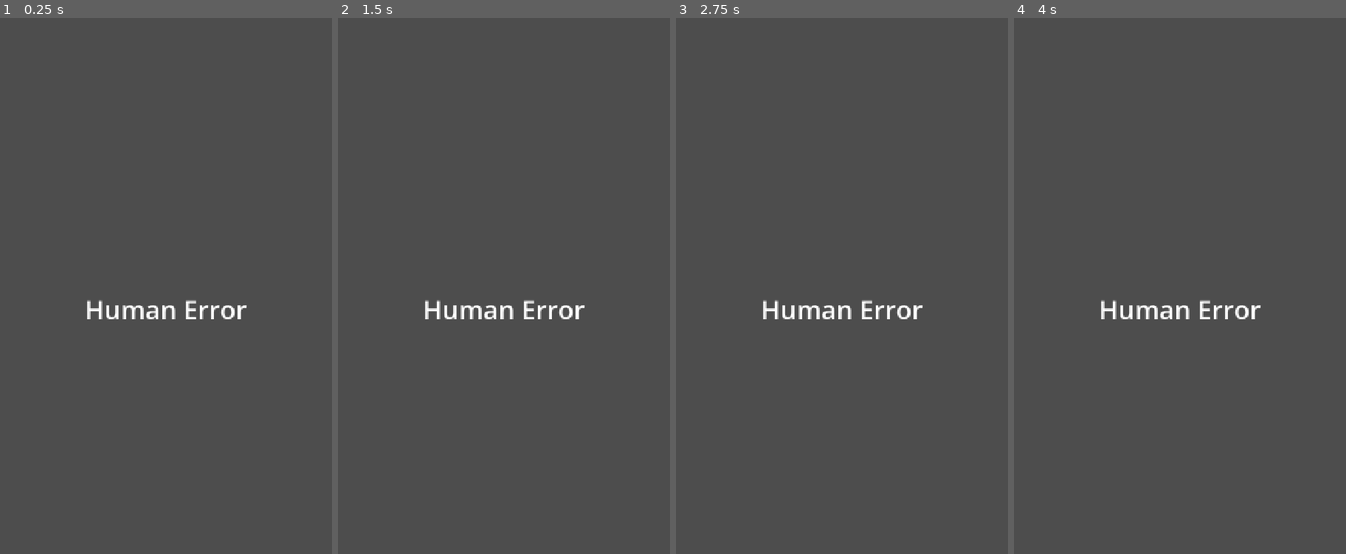
Above: before the commit, frames 1-4 (left to right).
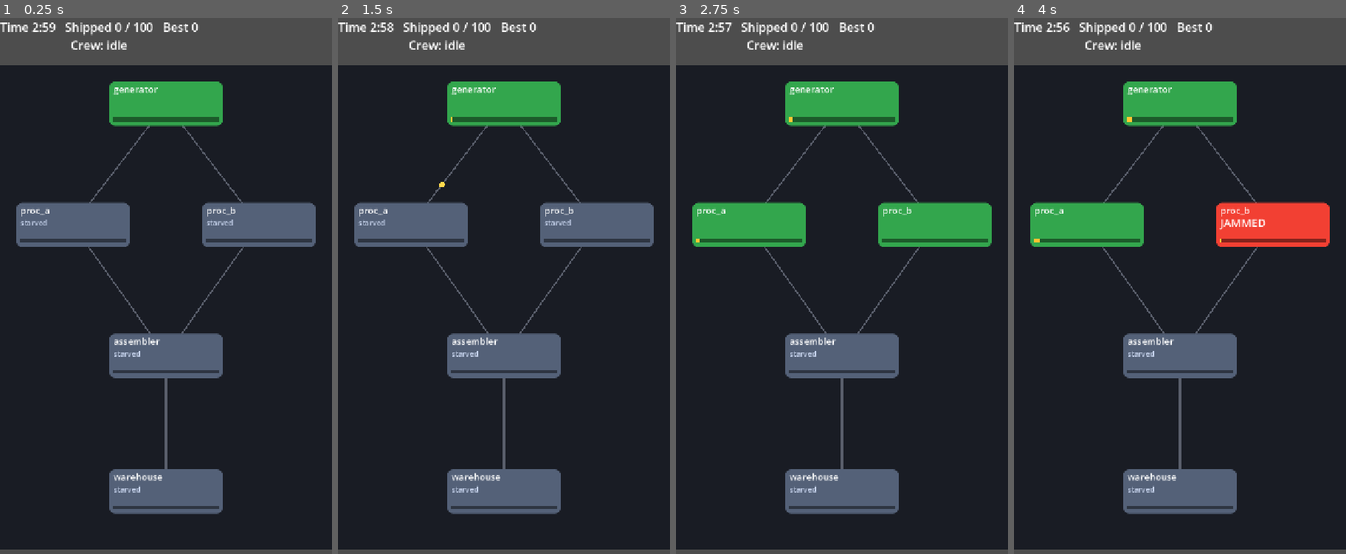
Above: after the commit, the same moments.

Repository: JasonHitching/human-error
Game: Godot game, scene res://main.tscn
The game is run twice, just before and just after one commit, with the same random seed, the same clock (stepped at 60 frames per second) and the same inputs.
Inputs (mouse positions are in pixels of both pictures, inside the frame that each line leads up to):
- Up to frame 1 (0.25 s): no input
- Up to frame 2 (1.5 s): tap Enter at 0.5 s; move the mouse to (577, 280) at 0.52 s; click (577, 280) at 0.67 s; move the mouse to (437, 339) at 1.27 s; click (437, 339) at 1.42 s
- Up to frame 3 (2.75 s): tap Space at 2 s; move the mouse to (875, 178) at 2.02 s; click (875, 178) at 2.17 s
- Up to frame 4 (4 s): move the mouse to (1163, 425) at 2.77 s; click (1163, 425) at 2.92 s; move the mouse to (1279, 398) at 3.52 s; click (1279, 398) at 3.67 s

The runs differ from the first frame. In frame 1, 91% of the frame differs, in the area x 0-100%, y 0-100%; in frame 2, 91%; in frame 3, 91%; in frame 4, 91%.

Commit message:
#5 Playable: rendering, tap input, HUD, end screen
Co-Authored-By: Claude Sonnet 5.5 <noreply@anthropic.com>
Claude-Session: https://claude.ai/code/session_01K8aWAXo7ZN3aoJBTroi6xy

Diff:
--- a/game/scripts/main.gd
+++ b/game/scripts/main.gd
@@ -1,11 +1,135 @@
 extends Control
+## Owns the Factory; fixed-timestep stepping, input, best-score persistence.
+
+const BEST_PATH := "user://best.json"
+const HUD_TOP := 110.0
+const HUD_BOTTOM := 120.0
+
+var _config: SimConfig
+var _factory: Factory
+var _view: FactoryView
+var _hud: Hud
+var _seed: int = 1
+var _acc: float = 0.0
+var _best: int = 0
+var _ended: bool = false
+var _holding: bool = false
+var _flash_left: float = 0.0
 
 
 func _ready() -> void:
-	var label := Label.new()
-	label.text = "Human Error"
-	label.horizontal_alignment = HORIZONTAL_ALIGNMENT_CENTER
-	label.vertical_alignment = VERTICAL_ALIGNMENT_CENTER
-	label.set_anchors_preset(Control.PRESET_FULL_RECT)
-	label.add_theme_font_size_override("font_size", 56)
-	add_child(label)
+	_config = SimConfig.load_default()
+	if not _config.is_valid():
+		push_error("config invalid: %s" % str(_config.errors))
+		return
+	_best = _load_best()
+	_view = FactoryView.new()
+	add_child(_view)
+	_hud = Hud.new()
+	add_child(_hud)
+	_hud.restart_pressed.connect(func() -> void: _start(int(Time.get_ticks_usec())))
+	_hud.replay_pressed.connect(func() -> void: _start(_seed))
+	resized.connect(_fit)
+	_start(int(Time.get_ticks_usec()))
+
+
+func _start(seed_value: int) -> void:
+	_seed = seed_value
+	_factory = Factory.new(_config, _seed)
+	_view.setup(_factory, _config)
+	_acc = 0.0
+	_ended = false
+	_holding = false
+	_hud.hide_end()
+	_hud.set_flash("")
+	_fit()
+
+
+func _fit() -> void:
+	if _view != null:
+		_view.area = Rect2(0, HUD_TOP, size.x, maxf(100.0, size.y - HUD_TOP - HUD_BOTTOM))
+
+
+func _process(delta: float) -> void:
+	if _factory == null:
+		return
+	var dt := 1.0 / _config.tick_rate
+	if not _ended:
+		_acc += delta
+		while _acc >= dt and not _factory.is_over():
+			_factory.step()
+			_acc -= dt
+		if _factory.is_over():
+			_end_shift()
+	_view.alpha = 0.0 if _ended else clampf(_acc / dt, 0.0, 1.0)
+	if _flash_left > 0.0:
+		_flash_left -= delta
+		if _flash_left <= 0.0:
+			_hud.set_flash("")
+	_hud.update(_factory, _config.tick_rate, roundi(_config.shift_seconds * _config.tick_rate), _best, _seed)
+
+
+func _end_shift() -> void:
+	_ended = true
+	_view.alpha = 0.0
+	var new_best := _factory.shipped > _best
+	if new_best:
+		_best = _factory.shipped
+		_save_best()
+	_hud.show_end(_factory.shipped, _factory.target, _best, new_best)
+
+
+func _gui_input(event: InputEvent) -> void:
+	if _ended or _factory == null:
+		return
+	if event is InputEventMouseButton and (event as InputEventMouseButton).button_index == MOUSE_BUTTON_LEFT:
+		var mb := event as InputEventMouseButton
+		if mb.pressed:
+			_tap(mb.position)
+		else:
+			_release()
+	elif event is InputEventMouseMotion and _holding:
+		var m := _view.machine_at((event as InputEventMouseMotion).position)
+		if m == null or m.id != _factory.crew_target:
+			_release()
+
+
+func _release() -> void:
+	if _holding:
+		_holding = false
+		_factory.release_action()
+
+
+func _tap(p: Vector2) -> void:
+	var m := _view.machine_at(p)
+	if m == null:
+		return
+	var res := _factory.request_action(m.id)
+	match res:
+		Factory.ActionResult.CREW_BUSY:
+			_flash("Crew busy")
+		Factory.ActionResult.NOTHING_TO_DO:
+			if m.state == Machine.State.STARVED:
+				_flash("Not broken — look upstream")
+			elif m.state == Machine.State.BLOCKED:
+				_flash("Not broken — look downstream")
+		_:
+			_holding = true
+
+
+func _flash(text: String) -> void:
+	_hud.set_flash(text)
+	_flash_left = 1.5
+
+
+func _load_best() -> int:
+	if not FileAccess.file_exists(BEST_PATH):
+		return 0
+	var parsed: Variant = JSON.parse_string(FileAccess.get_file_as_string(BEST_PATH))
+	return int((parsed as Dictionary).get("best", 0)) if parsed is Dictionary else 0
+
+
+func _save_best() -> void:
+	var f := FileAccess.open(BEST_PATH, FileAccess.WRITE)
+	if f != null:
+		f.store_string(JSON.stringify({"best": _best}))
--- /dev/null
+++ b/game/scripts/ui/hud.gd
@@ -0,0 +1,89 @@
+class_name Hud
+extends Control
+## Top bar, flash text, seed label and end-of-shift overlay. Built in code.
+
+signal restart_pressed
+signal replay_pressed
+
+var _top: Label
+var _flash: Label
+var _seed: Label
+var _overlay: Control
+var _result: Label
+
+
+func _ready() -> void:
+	mouse_filter = Control.MOUSE_FILTER_IGNORE
+	set_anchors_preset(Control.PRESET_FULL_RECT)
+	_top = _label(26, HORIZONTAL_ALIGNMENT_CENTER)
+	_top.position = Vector2(0, 10)
+	_flash = _label(26, HORIZONTAL_ALIGNMENT_CENTER)
+	_flash.add_theme_color_override("font_color", Color(1, 0.9, 0.4))
+	_seed = _label(14, HORIZONTAL_ALIGNMENT_RIGHT)
+	_seed.modulate = Color(1, 1, 1, 0.5)
+	_build_overlay()
+	resized.connect(_layout)
+	_layout()
+
+
+func _label(size: int, align: HorizontalAlignment) -> Label:
+	var l := Label.new()
+	l.horizontal_alignment = align
+	l.mouse_filter = Control.MOUSE_FILTER_IGNORE
+	l.add_theme_font_size_override("font_size", size)
+	add_child(l)
+	return l
+
+
+func _build_overlay() -> void:
+	_overlay = ColorRect.new()
+	(_overlay as ColorRect).color = Color(0, 0, 0, 0.8)
+	_overlay.set_anchors_preset(Control.PRESET_FULL_RECT)
+	_overlay.visible = false
+	add_child(_overlay)
+	var box := VBoxContainer.new()
+	box.set_anchors_preset(Control.PRESET_CENTER)
+	box.add_theme_constant_override("separation", 24)
+	_overlay.add_child(box)
+	_result = Label.new()
+	_result.horizontal_alignment = HORIZONTAL_ALIGNMENT_CENTER
+	_result.add_theme_font_size_override("font_size", 40)
+	box.add_child(_result)
+	for spec: Array in [["Restart (new seed)", restart_pressed], ["Replay (same seed)", replay_pressed]]:
+		var b := Button.new()
+		b.text = spec[0]
+		b.custom_minimum_size = Vector2(420, 90)
+		b.add_theme_font_size_override("font_size", 30)
+		b.pressed.connect((spec[1] as Signal).emit)
+		box.add_child(b)
+	box.position = Vector2(-210, -200)
+
+
+func _layout() -> void:
+	_top.size = Vector2(size.x, 80)
+	_flash.size = Vector2(size.x, 40)
+	_flash.position = Vector2(0, size.y - 110)
+	_seed.size = Vector2(size.x - 8, 20)
+	_seed.position = Vector2(0, size.y - 24)
+
+
+func update(f: Factory, tick_rate: int, shift_ticks: int, best: int, seed_value: int) -> void:
+	var left := maxf(0.0, float(shift_ticks - f.tick) / tick_rate)
+	var crew := "Crew: idle"
+	if f.crew_busy:
+		crew = "Crew: %s %d%%" % [f.crew_target, roundi(f.crew_progress * 100.0)]
+	_top.text = "Time %d:%02d   Shipped %d / %d   Best %d\n%s" % [int(left) / 60, int(left) % 60, f.shipped, f.target, best, crew]
+	_seed.text = "seed %d" % seed_value
+
+
+func set_flash(text: String) -> void:
+	_flash.text = text
+
+
+func show_end(shipped: int, target: int, best: int, new_best: bool) -> void:
+	_result.text = "Shift over\nShipped %d / %d\nBest %d%s" % [shipped, target, best, "  NEW!" if new_best else ""]
+	_overlay.visible = true
+
+
+func hide_end() -> void:
+	_overlay.visible = false
--- /dev/null
+++ b/game/scripts/view/factory_view.gd
@@ -0,0 +1,103 @@
+class_name FactoryView
+extends Node2D
+## Draws the factory. Reads sim state only; never mutates it.
+
+const MACHINE_H := 96.0
+const COL_BG := Color(0.1, 0.11, 0.14)
+
+var factory: Factory
+var area := Rect2(0, 0, 100, 100)  # screen rect the unit layout maps into
+var alpha: float = 0.0  # 0..1 progress between ticks
+var _link_ticks: Dictionary = {}  # "from>to" -> ticks
+var _tick_rate: int = 10
+var _font: Font = ThemeDB.fallback_font
+
+
+func setup(f: Factory, config: SimConfig) -> void:
+	factory = f
+	_tick_rate = config.tick_rate
+	_link_ticks.clear()
+	for l in config.links:
+		_link_ticks["%s>%s" % [l["from"], l["to"]]] = maxf(1.0, float(l["transit_time"]) * config.tick_rate)
+	queue_redraw()
+
+
+func machine_rect(m: Machine) -> Rect2:
+	var w := area.size.x * 0.34
+	var c := area.position + Vector2(m.pos.x * area.size.x, m.pos.y * area.size.y)
+	return Rect2(c - Vector2(w, MACHINE_H) * 0.5, Vector2(w, MACHINE_H))
+
+
+func machine_at(p: Vector2) -> Machine:
+	for m in factory.machines:
+		if machine_rect(m).has_point(p):
+			return m
+	return null
+
+
+func _process(_d: float) -> void:
+	queue_redraw()
+
+
+func _state_color(m: Machine) -> Color:
+	match m.state:
+		Machine.State.JAMMED: return Color(0.95, 0.25, 0.2)
+		Machine.State.OVERHEATED: return Color(1.0, 0.55, 0.1)
+		Machine.State.WORKING: return Color(0.2, 0.65, 0.3)
+		Machine.State.STARVED, Machine.State.BLOCKED: return Color(0.33, 0.38, 0.47)
+	return Color(0.4, 0.4, 0.42)
+
+
+func _draw() -> void:
+	if factory == null:
+		return
+	draw_rect(area, COL_BG)
+	_draw_links()
+	for m in factory.machines:
+		_draw_machine(m)
+
+
+func _draw_links() -> void:
+	var pts := {}
+	for m in factory.machines:
+		pts[m.id] = machine_rect(m).get_center()
+	for key: String in _link_ticks:
+		var ids := key.split(">")
+		draw_line(pts[ids[0]], pts[ids[1]], Color(0.35, 0.37, 0.42), 3.0)
+	for it in factory.items_in_transit():
+		var ticks: float = _link_ticks["%s>%s" % [it["from"], it["to"]]]
+		var t := clampf(float(it["progress"]) + alpha / ticks, 0.0, 1.0)
+		var p: Vector2 = (pts[it["from"]] as Vector2).lerp(pts[it["to"]], t)
+		draw_circle(p, 6.0, Color(1.0, 0.85, 0.3))
+
+
+func _draw_machine(m: Machine) -> void:
+	var r := machine_rect(m)
+	var col := _state_color(m)
+	var sb := StyleBoxFlat.new()
+	sb.bg_color = col
+	sb.set_corner_radius_all(12)
+	if m.venting or factory.crew_target == m.id:
+		sb.border_color = Color.WHITE
+		sb.set_border_width_all(4)
+	draw_style_box(sb, r)
+	_text(m.id, r.position + Vector2(8, 24), 20, Color.WHITE, r.size.x - 16)
+	if m.is_faulted():
+		var txt := "JAMMED" if m.state == Machine.State.JAMMED else "OVERHEAT"
+		_text(txt, r.position + Vector2(8, 52), 24, Color.WHITE, r.size.x - 16)
+	elif m.state == Machine.State.STARVED or m.state == Machine.State.BLOCKED:
+		_text(m.state_name().to_lower(), r.position + Vector2(8, 50), 16, Color(0.8, 0.85, 0.95), r.size.x - 16)
+	# heat bar
+	var bar := Rect2(r.position + Vector2(8, r.size.y - 18), Vector2(r.size.x - 16, 8))
+	draw_rect(bar, Color(0, 0, 0, 0.45))
+	var hf := clampf(m.heat / 100.0, 0.0, 1.0)
+	draw_rect(Rect2(bar.position, Vector2(bar.size.x * hf, bar.size.y)), Color(1.0, 0.8, 0.2).lerp(Color(1, 0.15, 0.1), hf))
+	# crew progress bar
+	if factory.crew_busy and factory.crew_target == m.id:
+		var cb := Rect2(r.position + Vector2(8, r.size.y - 32), Vector2(r.size.x - 16, 8))
+		draw_rect(cb, Color(0, 0, 0, 0.45))
+		draw_rect(Rect2(cb.position, Vector2(cb.size.x * factory.crew_progress, cb.size.y)), Color.WHITE)
+
+
+func _text(s: String, pos: Vector2, size: int, col: Color, width: float) -> void:
+	draw_string(_font, pos, s, HORIZONTAL_ALIGNMENT_LEFT, width, size, col)
Not shown, added: game/scripts/ui/hud.gd.uid
Not shown, added: game/scripts/view/factory_view.gd.uid
